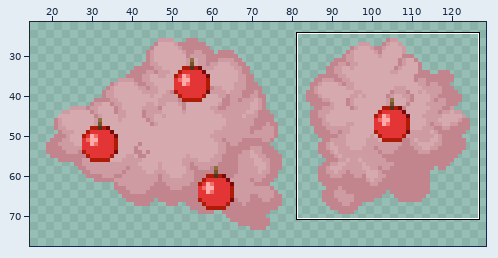
A sprite sheet gets an edit: plants/trees/food/foliage/cherryMFM/branch1.png. The picture above shows the old version from afar; the outline marks the close-up.
Close-up. Before the commit:
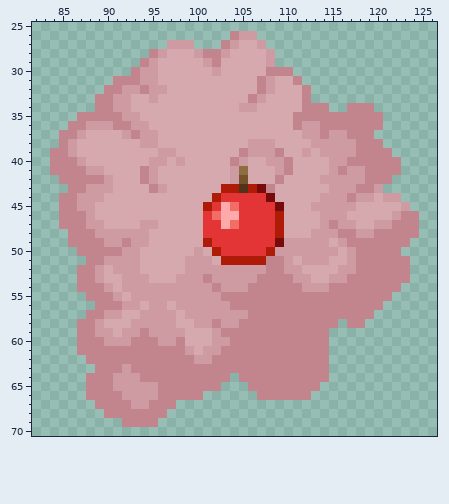
The file is 150x100 pixels. Shown: x 82..126, y 25..70. The wide view leaves out empty margins. The commit also changed other parts of the picture, which this record leaves out.
After:
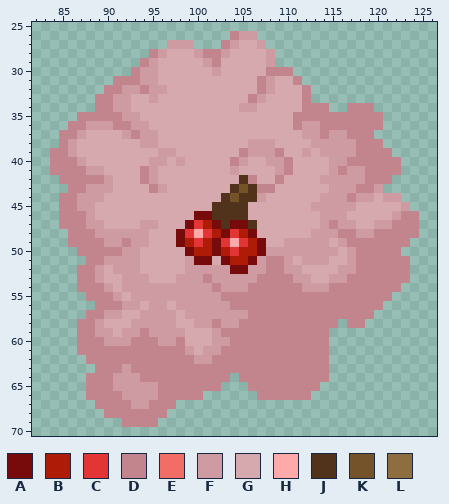
Palette (. is transparent): A #770b0b  B #ae1c08  C #e33535  D #c2848d  E #f26d66  F #cd9ba1  G #d5a9ae  H #feaaaa  J #50331a  K #74522a  L #8e6e40
The edit:
Colour B becomes colour A in row 50 at x 102; in row 51 at x 103 and 106.
Colour C becomes colour A in row 46 at x 101; in row 47 at x 102 and 105; in row 48 at x 103 and 106; in row 49 at x 102 and 107; in row 50 at x 107.
Colour E becomes colour A in row 47 at x 104.
Colour F becomes colour A in row 51 at x 100 to 101; in row 52 at x 104 to 105.
Colour G becomes colour A in row 46 at x 100; in row 47 at x 99; in rows 48 to 49 at x 98; in row 50 at x 99.
Colour C becomes colour B in row 47 at x 101; in row 48 at x 102 and 105; in row 49 at x 106; in row 50 at x 103 and 105 to 106.
Colour F becomes colour B in row 50 at x 100.
Colour G becomes colour B in row 49 at x 99; in row 50 at x 101.
Colour G becomes colour C in row 47 at x 100; in row 48 at x 99; in row 49 at x 100.
Colour A becomes colour D in row 43 at x 107.
Colour G becomes colour D in row 42 at x 106.
Colour B becomes colour F in row 50 at x 108; in row 51 at x 107.
Colour C becomes colour F in row 44 at x 107.
Colour A becomes colour G in row 44 at x 108; in row 45 at x 109; in row 49 at x 109.
Colour B becomes colour G in row 43 at x 103; in row 44 at x 102; in row 45 at x 101; in rows 46 to 48 at x 109.
Colour C becomes colour G in rows 45 to 46 at x 106 to 108; in rows 47 to 48 at x 107 to 108; in row 49 at x 108.
Colour F becomes colour G in row 42 at x 104.
Colour L becomes colour G in row 41 at x 105.
Colour C becomes colour H in row 49 at x 104.
Colour G becomes colour H in row 48 at x 100.
Colour B becomes colour J in row 43 at x 104 and 106.
Colour C becomes colour J in row 44 at x 103 and 105 to 106; in row 45 at x 102 and 105; in row 46 at x 105; in row 47 at x 106.
Colour E becomes colour J in row 45 at x 104; in row 46 at x 102.
Colour H becomes colour J in row 45 at x 103; in row 46 at x 103 to 104; in row 47 at x 103.
Colour K becomes colour J in row 42 at x 105.
Colour C becomes colour K in row 44 at x 104.
Colour J becomes colour K in row 43 at x 105.
Where, in picture pixels (left, top, right, bottom), the same in both close-ups:
changed: (176, 166, 284, 274)
